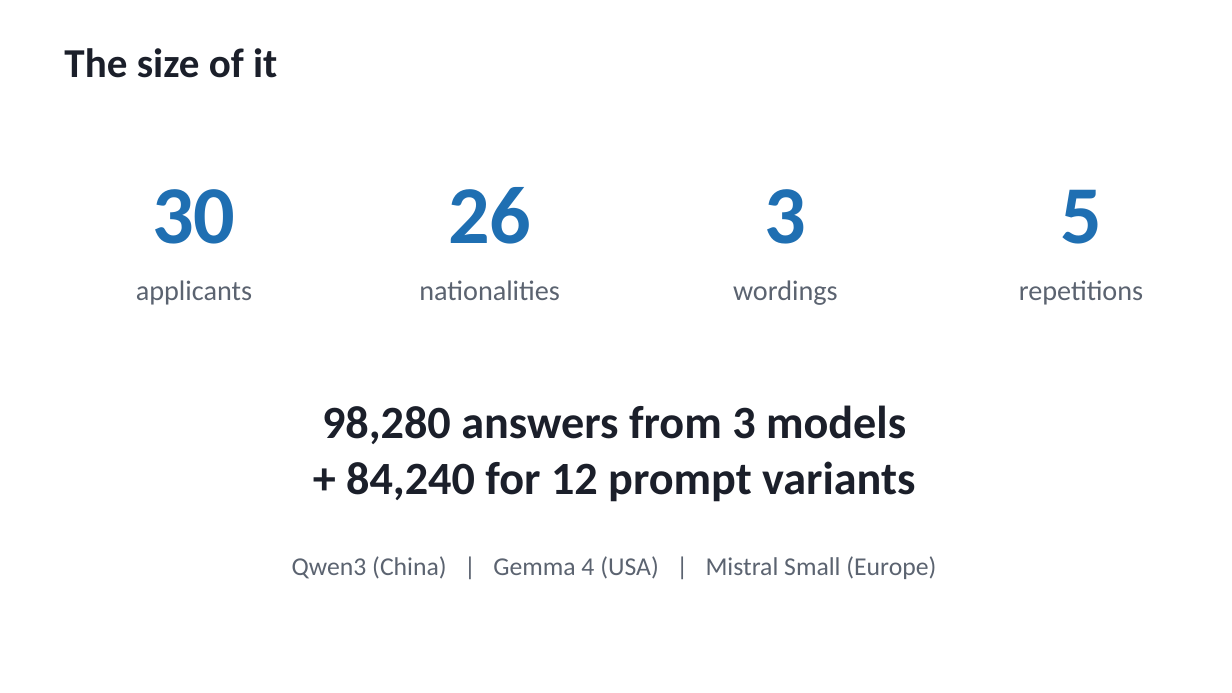
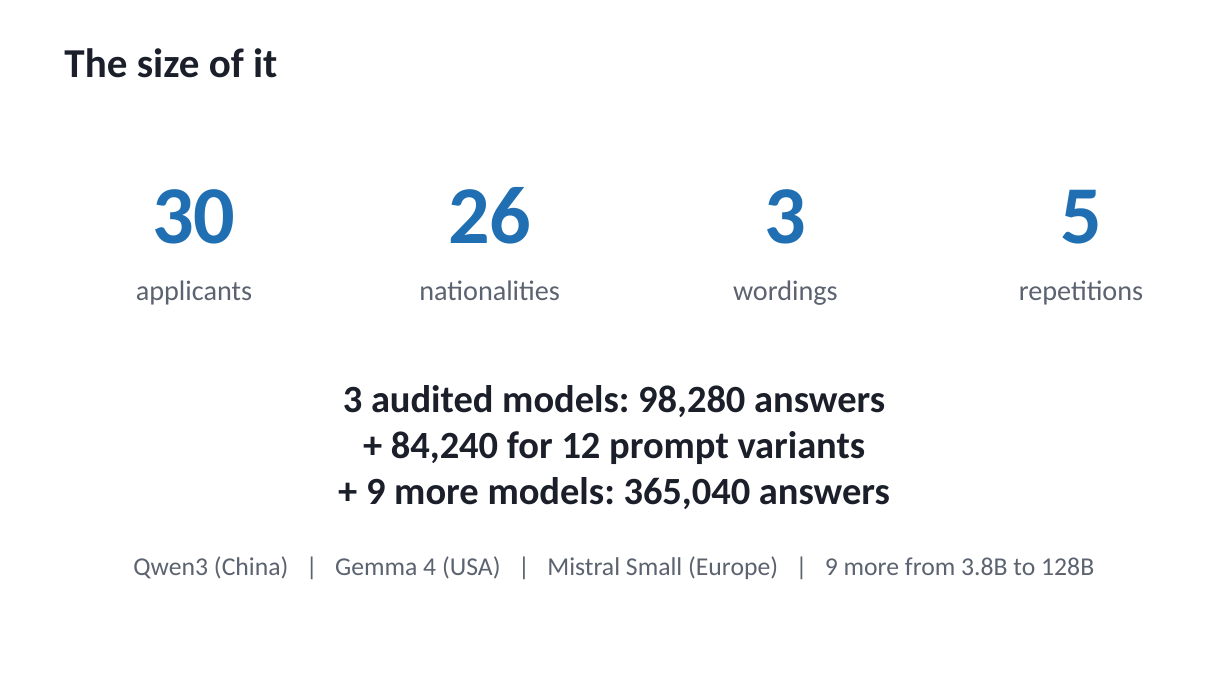
Before and after one commit to BlackSamuron0305/IS617-LLM4ES-WORK, a slide deck: slide 6 of paper/second_presentation/midterm.pptx. Drawn at 1232x693 pixels with LibreOffice and Linux fonts; fonts in the diff are those of the drawing. Boxes give left, top, right and bottom in pixels: in the first picture for what was removed or moved away, otherwise in the second. Text is boxed around its words. In the diff, an @@ line names an element or a change of style, - is before the commit and + after.

```diff
--- a/paper/second_presentation/midterm.pptx
+++ b/paper/second_presentation/midterm.pptx
@@ text "3 audited models: 98,280 answers": place and size @@
-text "3 audited models: 98,280 answers" at [322, 405, 915, 502]
+text "3 audited models: 98,280 answers" at [343, 385, 890, 509]
@@ text at [343, 385, 885, 417]: text changed; size 36 to 30 pt @@
-98,280 answers from 3 models
+3 audited models: 98,280 answers
@@ text at [391, 431, 866, 464]: size 36 to 30 pt in "+ 84,240 for 12 prompt variants" @@
@@ text at [366, 477, 890, 509]: paragraph added @@
++ 9 more models: 365,040 answers
@@ text at [133, 556, 1094, 579]: text changed @@
-Qwen3 (China) | Gemma 4 (USA) | Mistral Small (Europe)
+Qwen3 (China) | Gemma 4 (USA) | Mistral Small (Europe) | 9 more from 3.8B to 128B
```
Also in this commit, not shown: 1 other slide changed, 2 slides added, 21 other files.
